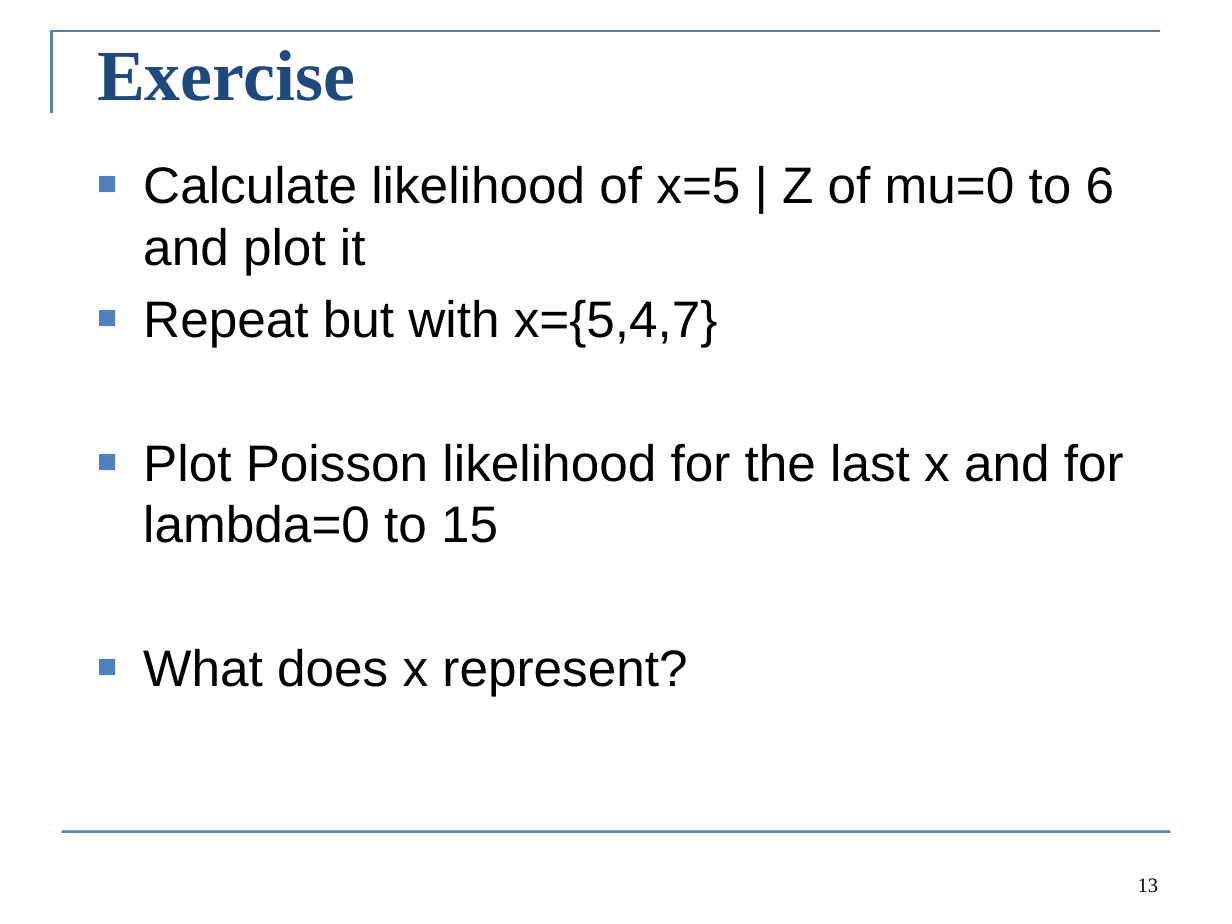
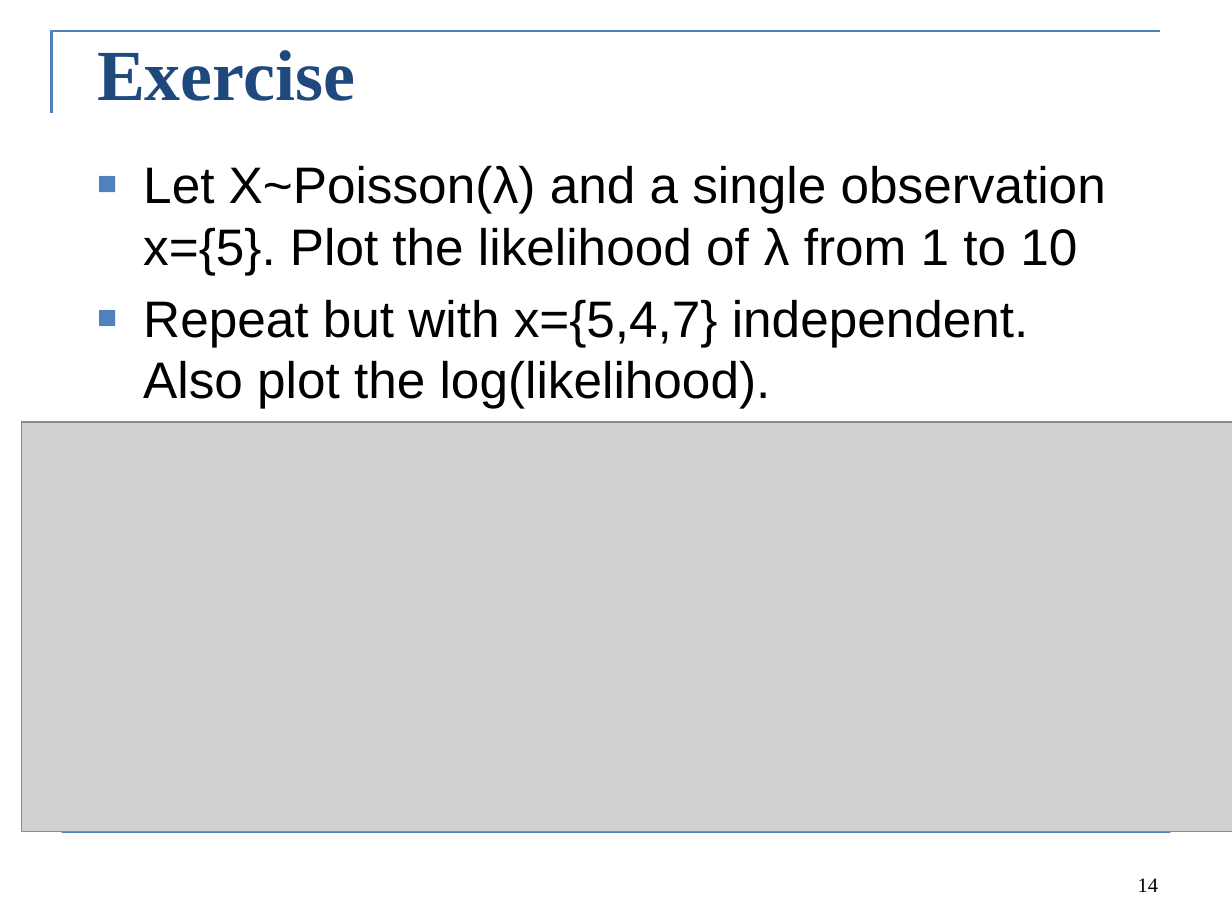
Before and after one commit to colemonnahan/bayes_workshop, a slide deck: slide 14 of dia2/lecture2_bayes.pptx (slide 13 before the commit). Drawn at 1232x924 pixels with LibreOffice and Linux fonts; fonts in the diff are those of the drawing; grey boxes stand for pictures. Boxes give left, top, right and bottom in pixels: in the first picture for what was removed or moved away, otherwise in the second. Text is boxed around its words. In the diff, an @@ line names an element or a change of style, - is before the commit and + after.

```diff
--- a/dia2/lecture2_bayes.pptx
+++ b/dia2/lecture2_bayes.pptx
@@ text at bbox=[143, 165, 1106, 408]: text changed @@
-■ Calculate likelihood of x=5 | Z of mu=0 to 6 and plot it
-■ Repeat but with x={5,4,7}
-■ Plot Poisson likelihood for the last x and for lambda=0 to 15
-■ What does x represent?
+■ Let X~Poisson(λ) and a single observation x={5}. Plot the likelihood of λ from 1 to 10
+■ Repeat but with x={5,4,7} independent. Also plot the log(likelihood).
@@ picture added at bbox=[22, 423, 1232, 832] @@
@@ page number at bbox=[1138, 878, 1158, 892]: text changed @@
-13
+14
```
Also in this commit, not shown: 6 other slides changed, 7 slides added, 13 slides removed, 7 other files.
